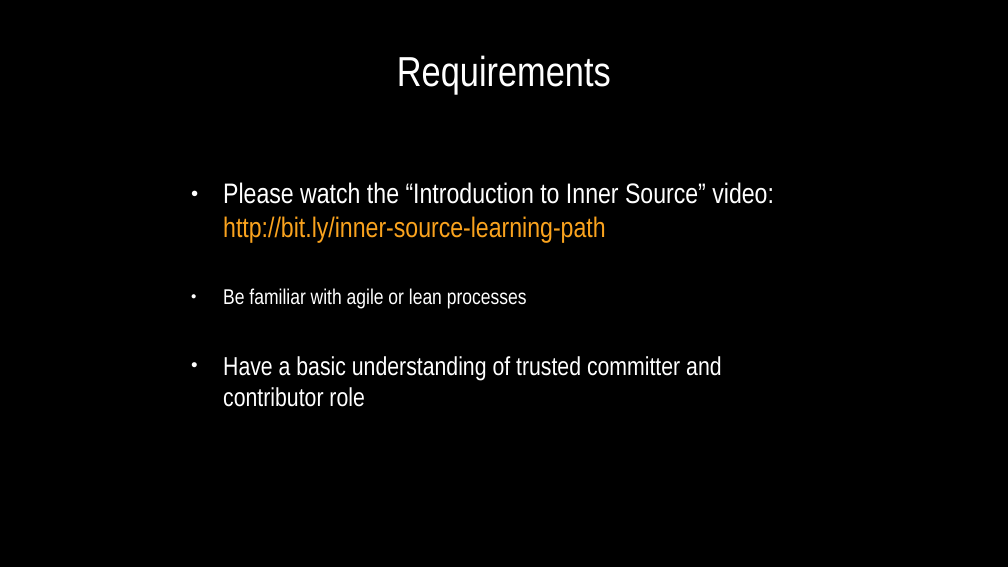
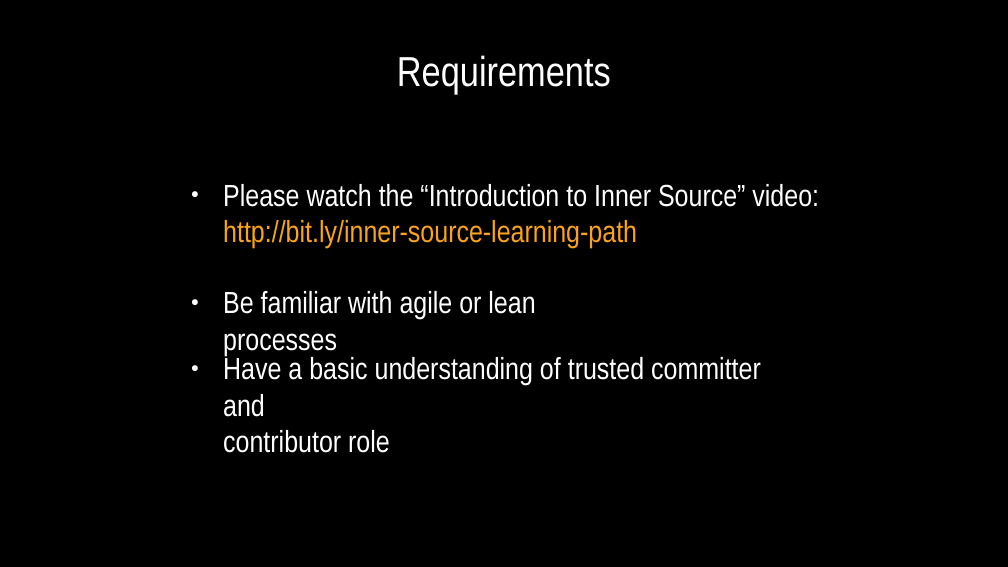
Before and after one commit to InnerSourceCommons/InnerSourceLearningPath, a slide deck: slide 3 of assets/segment-04-po/PO Video Slides.odp. Drawn at 1008x567 pixels with LibreOffice and Linux fonts; fonts in the diff are those of the drawing; background and template pictures are left out. Boxes give left, top, right and bottom in pixels: in the first picture for what was removed or moved away, otherwise in the second. Text is boxed around its words. In the diff, an @@ line names an element or a change of style, - is before the commit and + after.

```diff
--- a/assets/segment-04-po/PO Video Slides.odp
+++ b/assets/segment-04-po/PO Video Slides.odp
@@ text "Please watch the “Introduction to ..." at (223, 184, 819, 248): size 22.2 to 24 pt @@
@@ text "Be familiar with agile or ..." at (223, 291, 535, 355): size 16.8 to 24 pt @@
@@ text "Have a basic understanding of ..." at (223, 355, 761, 453): size 20.4 to 24 pt @@
```
Also in this commit, not shown: 9 other slides changed, 6 other files.
